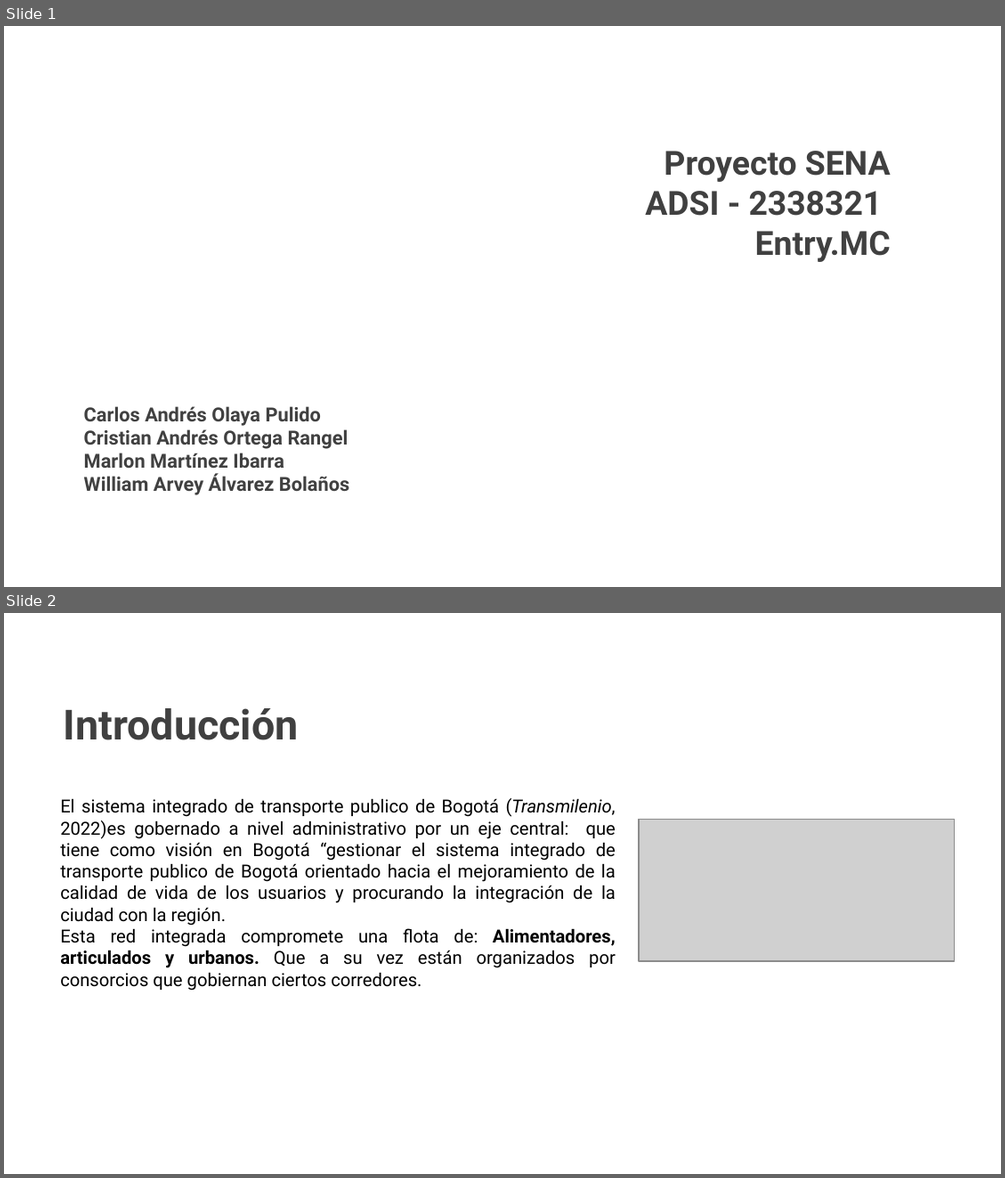
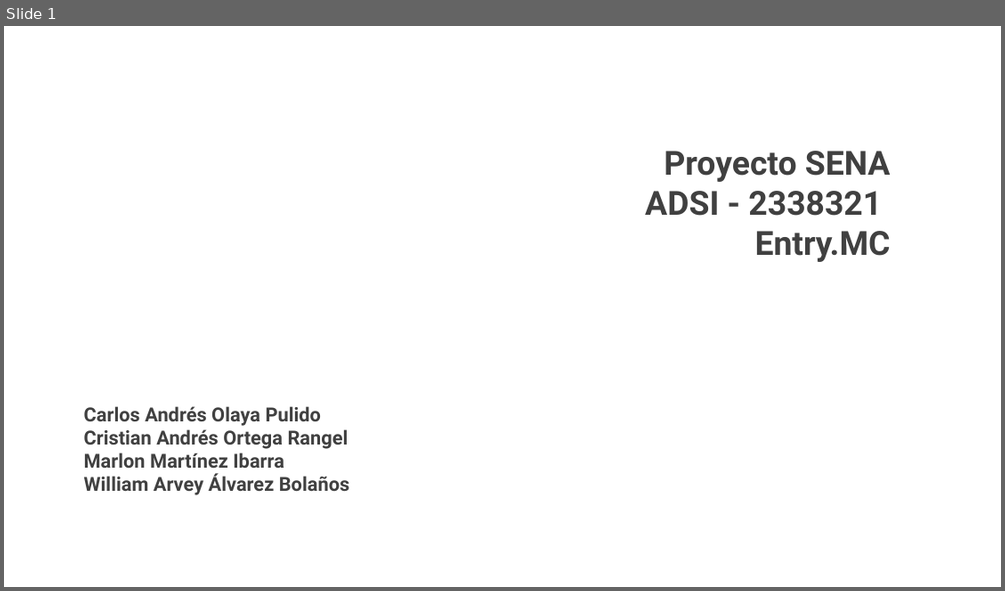
Before and after one commit to Mmartinez951/EntryQr, a slide deck: PresentaciónTIII/Presentación EntryMC.pptx. Shown one above the other, each under a label of ours: slides 1 and 2 before the commit, slide 1 after it. The pictures are 1005x1178 and 1005x591 pixels, drawn with LibreOffice and Linux fonts; fonts in the diff are those of the drawing; grey boxes stand for pictures; background and template pictures are left out. Boxes give left, top, right and bottom in pixels: in the first picture for what was removed or moved away, otherwise in the second. Text is boxed around its words. In the diff, an @@ line names an element or a change of style, - is before the commit and + after.

```diff
--- a/PresentaciónTIII/Presentación EntryMC.pptx
+++ b/PresentaciónTIII/Presentación EntryMC.pptx
@@ slide 2 removed at <box>4,613,1001,1174</box>, background picture (left out) @@
@@ text removed at <box>64,708,299,740</box> @@
-  Introducción
@@ text removed at <box>60,798,615,990</box> @@
-El sistema integrado de transporte publico de Bogotá (Transmilenio, 2022)es gobernado a nivel administrativo por un eje central: que tiene como visión en Bogotá “gestionar el sistema integrado de transporte publico de Bogotá orientado hacia el mejoramiento de la calidad de vida de los usuarios y procurando la integración de la ciudad con la región.
-Esta red integrada compromete una flota de: Alimentadores, articulados y urbanos. Que a su vez están organizados por consorcios que gobiernan ciertos corredores.
@@ picture removed at <box>639,819,955,961</box> @@
```
Also in this commit, not shown: 3 other slides changed, 5 slides added, 4 other slides removed.
